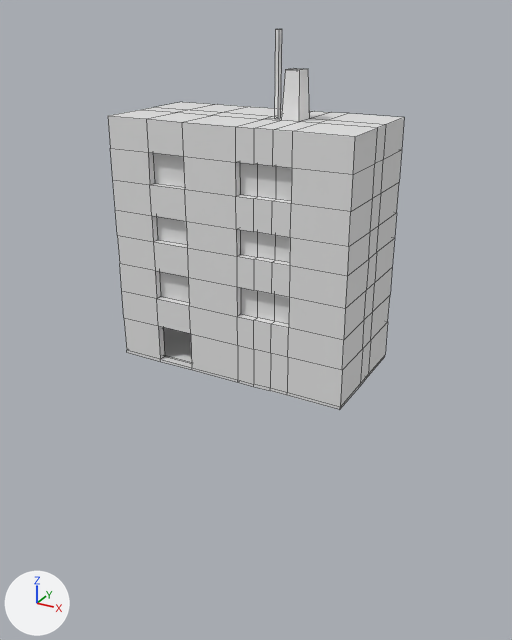
One commit to the FBX model Assets/Models/house2.fbx: the scene before it, then after it.
Both versions are drawn from a camera (50 mm lens) standing at (11.33, -8.66, 5.49) and looking at (5.9, 1.22, 0.55). Every picture has the same lights, and +X, +Y and +Z are marked at lower left. Mesh edges are drawn as thin lines. Where no turn or scale is listed for an object, it has been applied to the vertices.
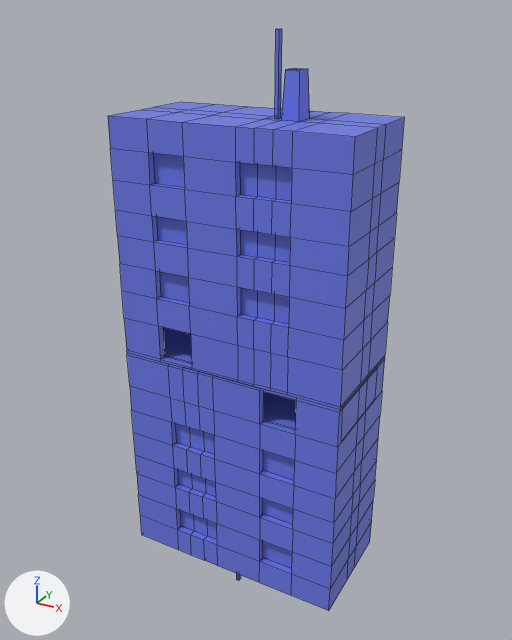
The change in detail:
Material 'House2' (mat_house2) is new.
Its base color is (0.15, 0.195, 0.8) (blue #6c7ae7).
me_cube_002 is used by ob_cube_001; location (0.0, 0.0, 0.0).
me_cube_002 had 296 vertices, 294 faces and spanned x 4.0..8.0, y 0.0..2.0, z 0.0..5.22.
me_cube_002 now has 592 vertices, 588 faces and spans x 4.0..8.0, y 0.0..2.0, z -5.22..5.22.
me_cube_002 part 1: the loose piece of 296 vertices spanning x 4.0..8.0, y 0.0..2.0, z 0.0..5.22 is copied, and the copy is turned -180 degrees about the y axis through its middle, then moved by (0.0, 0.0, -5.22), in mat_house2 (blue #6c7ae7); it spans x 4.0..8.0, y 0.0..2.0, z -5.22..0.0.
me_cube_002 part 2: 294 faces spanning x 4.0..8.0, y 0.0..2.0, z 0.0..5.22 switch from no material to mat_house2 (blue #6c7ae7).

Where the change shows, as pixel boxes [x1, y1, x2, y2] in the pictures (512 x 640 px):
'Cube.001', reshaped (53% taller)
    before: [108, 29, 404, 410]
    after: [108, 29, 404, 611]
part 1 of me_cube_002, added (blue)
    after: [127, 353, 385, 611]
part 2 of me_cube_002, recoloured (grey to blue)
    both: [108, 29, 404, 410]
